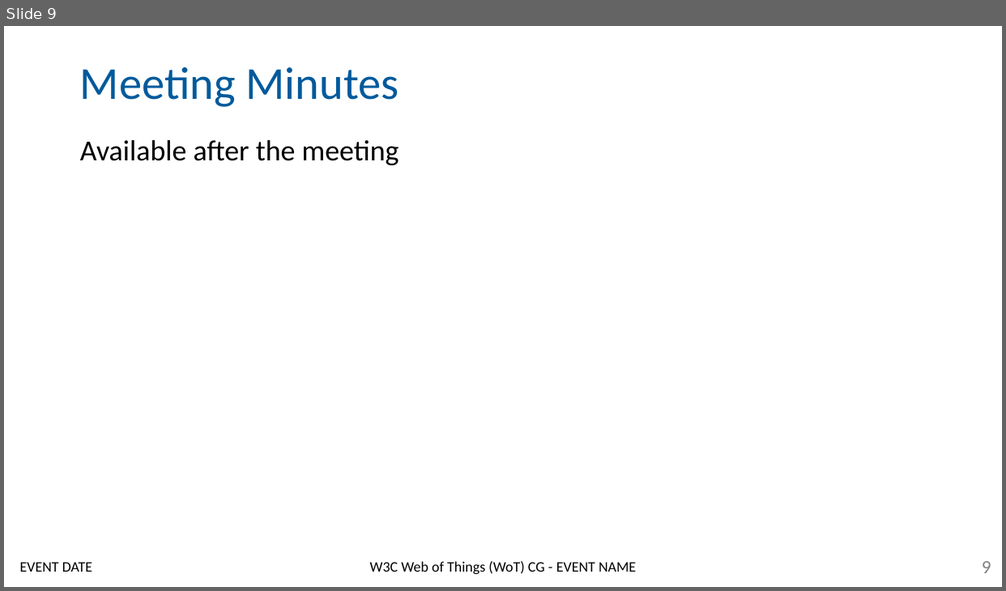
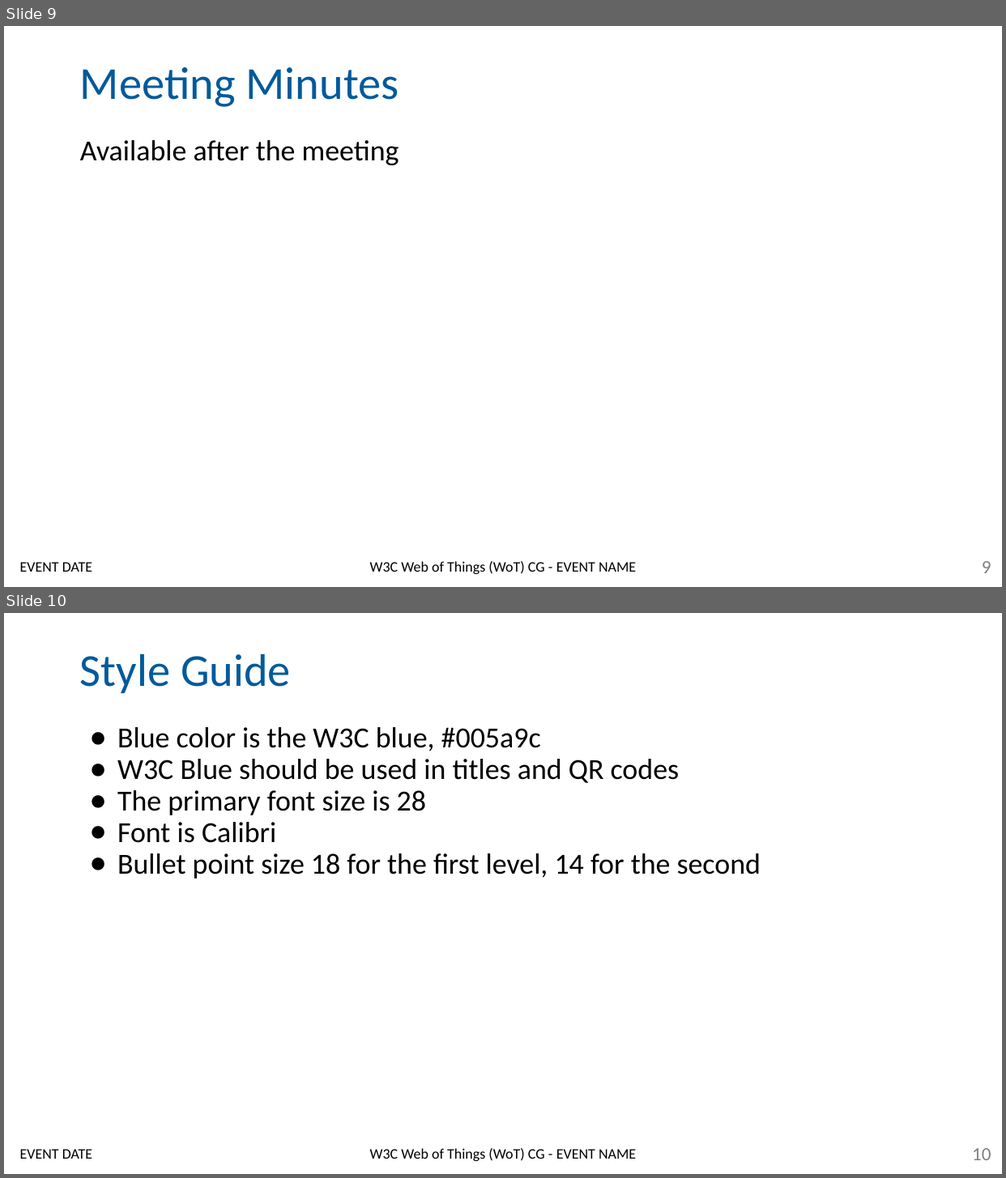
Before and after one commit to w3c/wot-cg, a slide deck: Presentations/Templates/WoT-CG-Template.pptx. Shown one above the other, each under a label of ours: slide 9 before the commit, slides 9 and 10 after it. The pictures are 1006x591 and 1006x1178 pixels, drawn with LibreOffice and Linux fonts; fonts in the diff are those of the drawing; background and template pictures are left out. Boxes give left, top, right and bottom in pixels: in the first picture for what was removed or moved away, otherwise in the second. Text is boxed around its words. In the diff, an @@ line names an element or a change of style, - is before the commit and + after.

```diff
--- a/Presentations/Templates/WoT-CG-Template.pptx
+++ b/Presentations/Templates/WoT-CG-Template.pptx
@@ slide 10 added at [4,613,1002,1174], background #FFFFFF; not listed: 2 template elements that a slide beside it also shows @@
@@ title added at [80,653,291,693], 44 pt, text #005A9C @@
+Style Guide
@@ text added at [117,727,761,879], 28 pt, text #000000 @@
+● Blue color is the W3C blue, #005a9c
+● W3C Blue should be used in titles and QR codes
+● The primary font size is 28
+● Font is Calibri
+● Bullet point size 18 for the first level, 14 for the second
@@ page number added at [972,1148,991,1161], 18 pt, text #7F7F7F @@
+10
```
Also in this commit, not shown: 6 slides changed, 1 other file.
